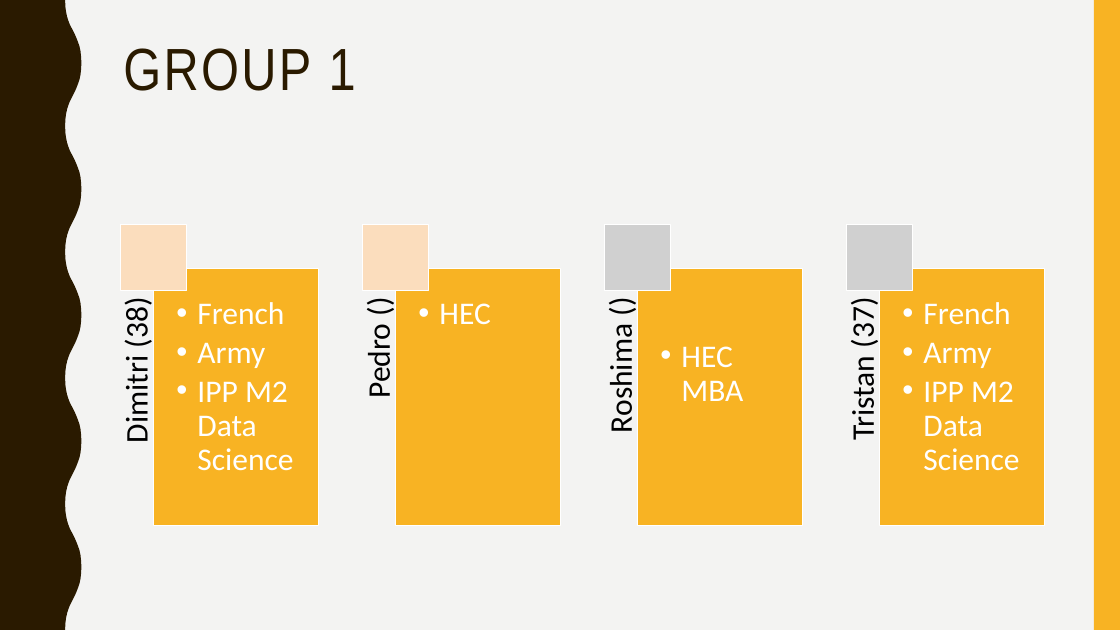
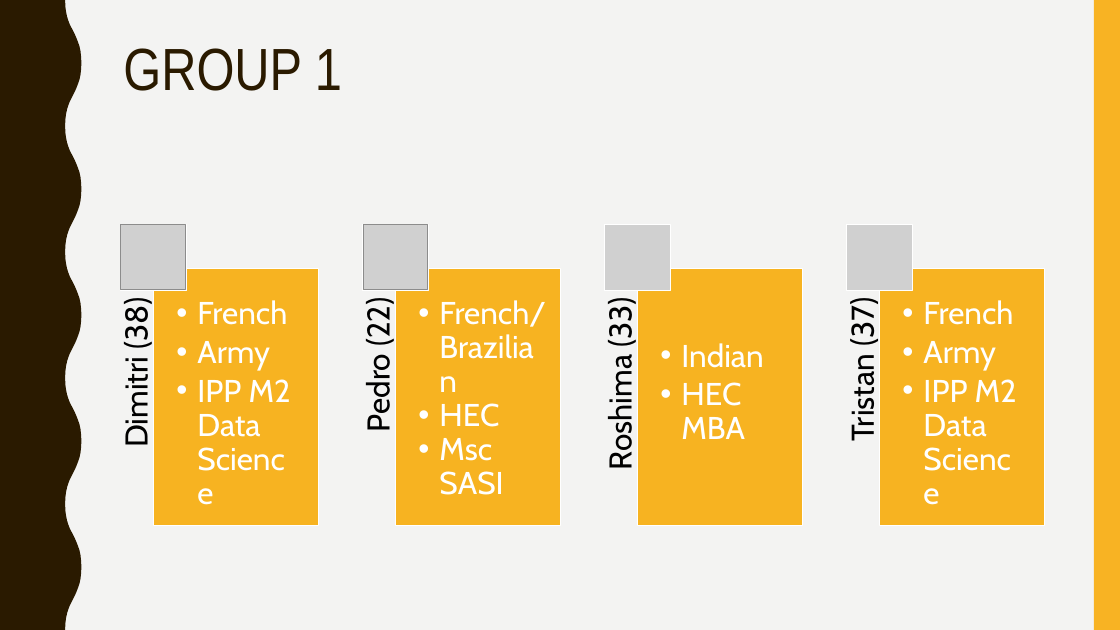
Before and after one commit to waddason/Hi-Paris_bootcamp, a slide deck: slide 2 of 20240830_HIP_DBC_group1.pptx. Drawn at 1120x630 pixels with LibreOffice and Linux fonts; fonts in the diff are those of the drawing; grey boxes stand for pictures; background and template pictures are left out. Boxes give left, top, right and bottom in pixels: in the first picture for what was removed or moved away, otherwise in the second. Text is boxed around its words. In the diff, an @@ line names an element or a change of style, - is before the commit and + after.

```diff
--- a/20240830_HIP_DBC_group1.pptx
+++ b/20240830_HIP_DBC_group1.pptx
@@ title "GROUP 1" at <box>123,48,342,91</box>: letter spacing 2 to 0 pt @@
@@ rectangle at <box>120,224,187,291</box>: fill #FCDDBD to #FCDDBA @@
@@ picture added at <box>120,224,185,289</box> @@
@@ rectangle at <box>363,224,429,291</box>: fill #FCDDBD to #FCDDBA @@
@@ picture added at <box>364,224,429,289</box> @@
@@ font Calibri to Cabin; less space between paragraphs in 4 elements at <box>117,302,155,445</box>, <box>197,300,291,437</box>, <box>843,301,881,439</box>, <box>923,300,1017,437</box> @@
@@ fill #F8B323 to #F7B321 in 4 elements at <box>154,268,318,526</box>, <box>396,268,560,526</box>, <box>638,268,802,526</box>, <box>880,268,1044,526</box> @@
@@ text at <box>359,301,397,430</box>: text changed; font Calibri to Cabin @@
-Pedro ()
+Pedro (22)
@@ text at <box>439,300,546,327</box>: paragraph added @@
+  • French/Brazilian
@@ text at <box>601,302,639,467</box>: text changed; font Calibri to Cabin @@
-Roshima ()
+Roshima (33)
@@ text at <box>681,343,763,368</box>: paragraph added @@
+  • Indian
@@ text at <box>681,382,745,439</box>: font Calibri to Cabin in "HEC MBA" @@
@@ text at <box>439,403,499,427</box>: font Calibri to Cabin in "HEC"; less space between paragraphs @@
@@ text at <box>439,438,503,495</box>: paragraph added @@
+  • Msc SASI
```
Also in this commit, not shown: 1 other slide changed, 6 slides added, 4 slides removed, 4 other files.
